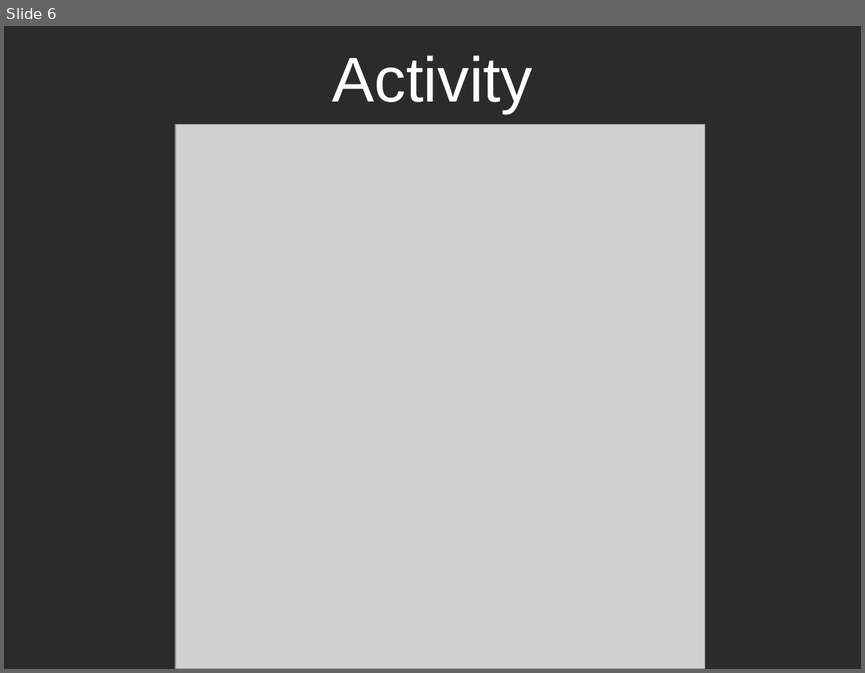
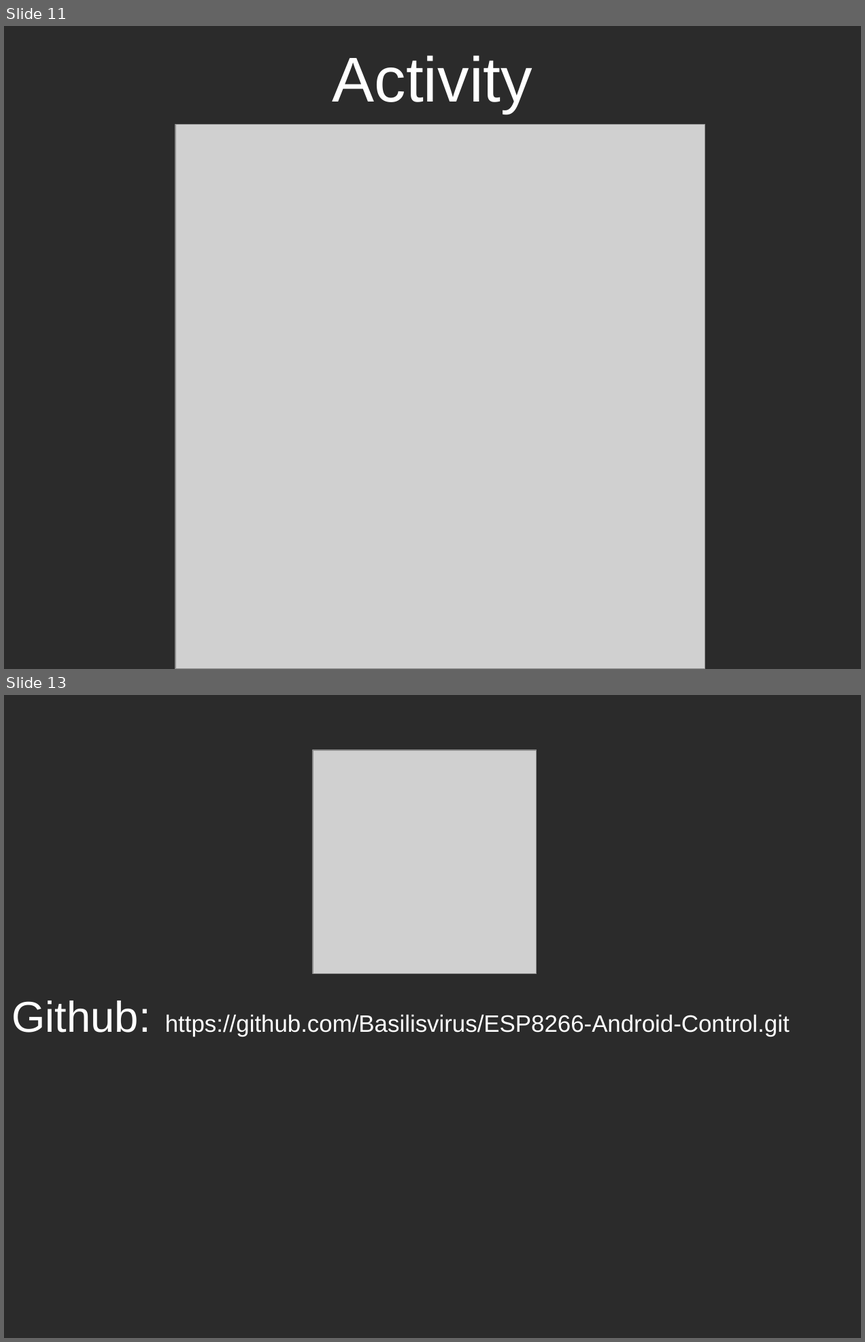
Before and after one commit to uniwa-idpe-students/ESP8266-Android-Control, a slide deck: Presentation and documents/esp8266_presentation.odp. Shown one above the other, each under a label of ours: slide 6 before the commit, slides 11 and 13 after it; the slides between them are not shown. The pictures are 865x673 and 865x1342 pixels, drawn with LibreOffice and Linux fonts; fonts in the diff are those of the drawing; grey boxes stand for pictures; background and template pictures are left out; a plain dark background stands for a picture behind light text. Boxes give left, top, right and bottom in pixels: in the first picture for what was removed or moved away, otherwise in the second. Text is boxed around its words. In the diff, an @@ line names an element or a change of style, - is before the commit and + after.

```diff
--- a/Presentation and documents/esp8266_presentation.odp
+++ b/Presentation and documents/esp8266_presentation.odp
@@ slide 13 added at (4, 695, 861, 1338), background picture (left out) @@
@@ picture added at (313, 750, 536, 974) @@
@@ text added at (11, 1000, 789, 1036), 22 pt, text #FFFFFF @@
+Github: https://github.com/Basilisvirus/ESP8266-Android-Control.git
@@ what was slide 6 is now slide 11 @@
```
Also in this commit, not shown: 2 slides changed, 6 other slides added, 1 slide removed, 5 other files.
